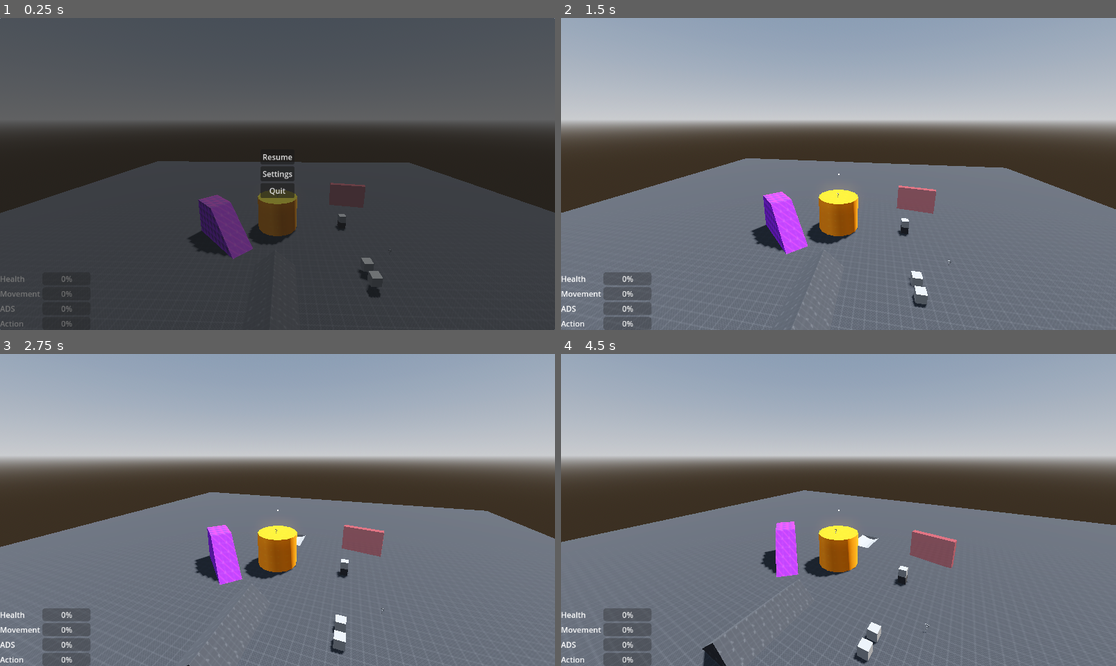
Above: before the commit, frames 1-4 (two rows, left to right).
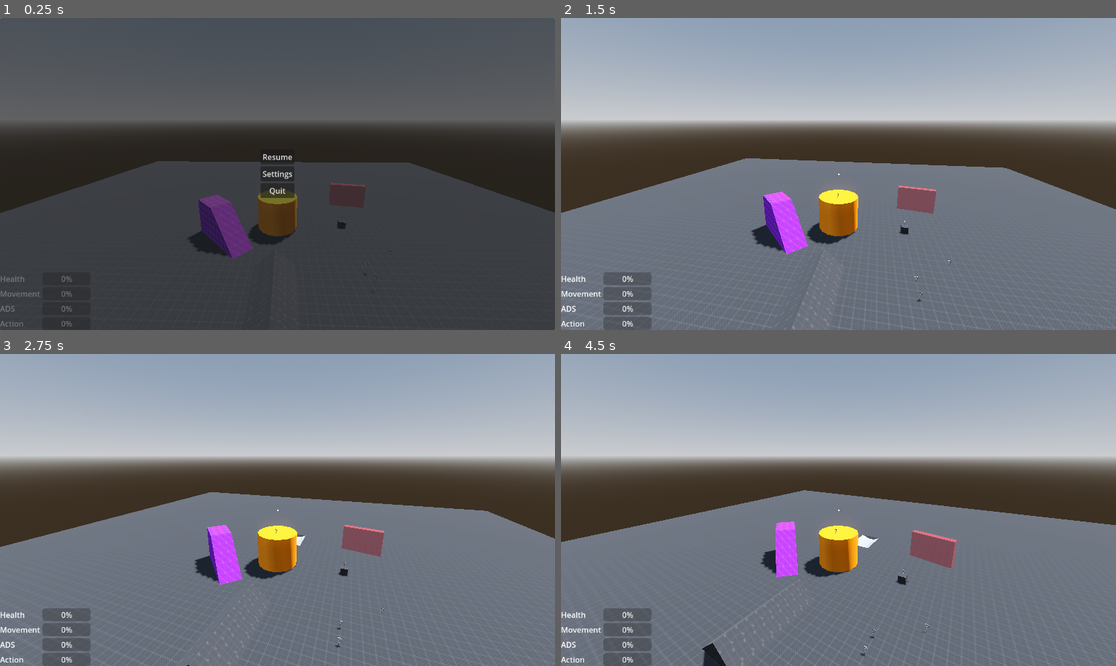
Above: after the commit, the same moments.

Repository: simonkuhlo/Duels1895
Game: Godot game, scene res://Maps/Testworld/test_world.tscn
The game is run twice, just before and just after one commit, with the same random seed, the same clock (stepped at 60 frames per second) and the same inputs. This scene is started directly instead of the project's main scene.
Inputs (mouse positions are in pixels of both pictures, inside the frame that each line leads up to):
- Up to frame 1 (0.25 s): no input
- Up to frame 2 (1.5 s): click "Resume" at 0.5 s; move the mouse to (866, 174) at 1.27 s; hold W (move_forward) from 1.28 s (still down); hold Mouse wheel down (hotbar_next_item) from 1.28 s (still down); click (866, 174) at 1.42 s
- Up to frame 3 (2.75 s): keep holding W (move_forward); tap Space (jump) at 1.52, 2.27 s; move the mouse to (249, 510) at 2.02 s; release Mouse wheel down (hotbar_next_item) at 2.03 s; tap Mouse wheel up (hotbar_prev_item) at 2.1 s
- Up to frame 4 (4.5 s): keep holding W (move_forward); move the mouse to (849, 503) at 2.77 s; hold F (interact) 2.78-3.53 s; move the mouse to (832, 516) at 3.52 s; tap Shift (sprint) at 3.6 s; click (832, 516) at 3.67 s; tap Space (jump) at 3.77 s; move the mouse to (877, 513) at 4.27 s; hold Mouse wheel down (hotbar_next_item) from 4.28 s (still down)

The runs differ from the first frame. In frame 1, 0.2% of the frame differs, in the area x 60-69%, y 62-90%; in frame 2, 0.3%; in frame 3, 0.3%; in frame 4, 0.4%, in the area x 52-63%, y 67-100%.
Error in both runs: Invalid access to property or key 'controlled_entity' on a base object of type 'Nil'. (res://System/Items/Ui/Inventory)

Commit message:
add ammo system for inventory

Diff:
--- a/Items/Ammo/testammo.tres
+++ b/Items/Ammo/testammo.tres
@@ -16,4 +16,5 @@
 uid = &"item_ammo_test"
 item_name = "Test Ammo"
 description = ""
-max_stack_size = 100
+special = true
+max_stack_size = 0
--- a/Items/_System/_Defaults/default_world_item.tscn
+++ b/Items/_System/_Defaults/default_world_item.tscn
@@ -1,12 +1,21 @@
-[gd_scene load_steps=3 format=3 uid="uid://g8li15ckmp3y"]
+[gd_scene load_steps=5 format=3 uid="uid://g8li15ckmp3y"]
 
 [ext_resource type="PackedScene" uid="uid://d2t44lfcig42m" path="res://System/Items/Core/World Item/world_item.tscn" id="1_nitaq"]
+[ext_resource type="Script" uid="uid://dpchol8ymtn6y" path="res://System/Items/Core/Filters/ItemInstanceFilter/base_item_filter.gd" id="2_xh0ia"]
 
 [sub_resource type="TextMesh" id="TextMesh_m2hda"]
 text = "?"
 font_size = 84
 
+[sub_resource type="Resource" id="Resource_3w5hm"]
+script = ExtResource("2_xh0ia")
+accept_special = true
+metadata/_custom_type_script = "uid://dpchol8ymtn6y"
+
 [node name="DefaultWorldItem" instance=ExtResource("1_nitaq")]
 
 [node name="MeshInstance3D" parent="." index="0"]
 mesh = SubResource("TextMesh_m2hda")
+
+[node name="InventorySlot" parent="Inventory" index="1"]
+filter = SubResource("Resource_3w5hm")
--- a/Items/_Templates/Ammo/ammo_item.gd
+++ b/Items/_Templates/Ammo/ammo_item.gd
@@ -1,3 +1,4 @@
+@tool
 extends ItemReference
 class_name AmmoItem
 
@@ -9,3 +10,7 @@
 @export var velocity_modifier:float = 1
 @export var max_range:float = 1000
 @export var damage_falloff:Curve
+
+func _defaults() -> void:
+	max_stack_size = 0
+	special = true
--- a/Maps/Testworld/test_world.tscn
+++ b/Maps/Testworld/test_world.tscn
@@ -16,7 +16,7 @@
 [ext_resource type="Script" uid="uid://cdepghbsfroln" path="res://System/Items/Core/multiplayer_world_item_spawner.gd" id="13_1jgxu"]
 [ext_resource type="PackedScene" uid="uid://cb1t5f6cdur34" path="res://System/Items/Nodes/world_item_spawner.tscn" id="13_kjpmb"]
 [ext_resource type="Script" uid="uid://dhwvy3d8fdrct" path="res://System/Items/Core/item_instance.gd" id="14_a58uu"]
-[ext_resource type="Resource" uid="uid://d0pfuiioo4pu4" path="res://Items/TestItem/test_item.tres" id="14_x3ct3"]
+[ext_resource type="Resource" uid="uid://bagw5dxtn2ain" path="res://Items/Ammo/testammo.tres" id="16_txeu6"]
 [ext_resource type="Resource" uid="uid://wp5415ckmxuv" path="res://Items/Gun/TestGun/testgun.tres" id="17_0i1fw"]
 [ext_resource type="Script" uid="uid://c5egtsopygw4i" path="res://System/Hit & Hurtboxes/hurtbox.gd" id="19_txeu6"]
 
@@ -61,11 +61,11 @@
 [sub_resource type="StandardMaterial3D" id="StandardMaterial3D_sp1l4"]
 albedo_texture = ExtResource("9_si7et")
 
-[sub_resource type="Resource" id="Resource_x3ct3"]
+[sub_resource type="Resource" id="Resource_4t017"]
 script = ExtResource("14_a58uu")
-item_reference = ExtResource("14_x3ct3")
-amount = 5
-metadata/_custom_type_script = "uid://si4q0pagftsy"
+item_reference = ExtResource("16_txeu6")
+amount = 10
+metadata/_custom_type_script = "uid://dhwvy3d8fdrct"
 
 [sub_resource type="Resource" id="Resource_1jgxu"]
 script = ExtResource("14_a58uu")
@@ -73,6 +73,12 @@
 amount = 1
 metadata/_custom_type_script = "uid://si4q0pagftsy"
 
+[sub_resource type="Resource" id="Resource_x3ct3"]
+script = ExtResource("14_a58uu")
+item_reference = ExtResource("16_txeu6")
+amount = 5
+metadata/_custom_type_script = "uid://si4q0pagftsy"
+
 [sub_resource type="BoxShape3D" id="BoxShape3D_uv4mv"]
 size = Vector3(6, 4, 1)
 
@@ -178,7 +184,7 @@
 [node name="WorldItemSpawner2" parent="." node_paths=PackedStringArray("parent_map") instance=ExtResource("13_kjpmb")]
 transform = Transform3D(1, 0, 0, 0, 1, 0, 0, 0, 1, 9.98266, 1.89255, 0)
 parent_map = NodePath("..")
-resource_to_spawn = SubResource("Resource_x3ct3")
+resource_to_spawn = SubResource("Resource_4t017")
 
 [node name="WorldItemSpawner" parent="." node_paths=PackedStringArray("parent_map") instance=ExtResource("13_kjpmb")]
 transform = Transform3D(1, 0, 0, 0, 1, 0, 0, 0, 1, 0.067746, 6.1756, 0.81631)
--- a/System/Entities/PlayerCharacter/player_character_body.tscn
+++ b/System/Entities/PlayerCharacter/player_character_body.tscn
@@ -1,10 +1,11 @@
-[gd_scene load_steps=19 format=3 uid="uid://715oy5d5svy5"]
+[gd_scene load_steps=20 format=3 uid="uid://715oy5d5svy5"]
 
 [ext_resource type="PackedScene" uid="uid://vr1rchrbhnqw" path="res://System/Entities/entity_body.tscn" id="1_b5oby"]
 [ext_resource type="Script" uid="uid://whk1oqxwy0bs" path="res://System/Entities/PlayerCharacter/player_character_body_3d.gd" id="2_2ckjl"]
 [ext_resource type="PackedScene" uid="uid://qnadki4kfuia" path="res://System/Entities/Stats/entity_stat_holder.tscn" id="2_wrub7"]
 [ext_resource type="Script" uid="uid://csuws0tdksq3l" path="res://System/Entities/controller.gd" id="3_ofj4c"]
-[ext_resource type="PackedScene" uid="uid://cop5ohxc0jlqs" path="res://System/Items/Core/Inventory Element/Inventory/inventory.tscn" id="4_ycqsk"]
+[ext_resource type="PackedScene" uid="uid://ccj5hjerlgbef" path="res://System/Items/Core/Inventory Element/Inventory/ammo_inventory.tscn" id="4_px6uy"]
+[ext_resource type="PackedScene" uid="uid://cop5ohxc0jlqs" path="res://System/Items/Core/Inventory Element/Inventory/slot_inventory.tscn" id="4_ycqsk"]
 [ext_resource type="Script" uid="uid://ct5u4d6w5ptm5" path="res://System/Entities/Stats/Scripts/entity_stat.gd" id="5_ofj4c"]
 [ext_resource type="PackedScene" uid="uid://clsurtm10to0e" path="res://System/Items/Core/Inventory Element/Slot/inventory_slot.tscn" id="5_oghua"]
 [ext_resource type="Script" uid="uid://cbc4plhquo8j6" path="res://Items/_System/Filters/ItemTypeFilter/gun_filter.gd" id="6_jo2fw"]
@@ -14,6 +15,7 @@
 [sub_resource type="Resource" id="Resource_qjgax"]
 script = ExtResource("6_jo2fw")
 allowed_ammo_families = Array[int]([])
+accept_special = false
 metadata/_custom_type_script = "uid://c7fpq0bexdg6s"
 
 [sub_resource type="Resource" id="Resource_s6gwo"]
@@ -25,6 +27,7 @@
 [sub_resource type="Resource" id="Resource_px6uy"]
 script = ExtResource("6_jo2fw")
 allowed_ammo_families = Array[int]([])
+accept_special = false
 metadata/_custom_type_script = "uid://c7fpq0bexdg6s"
 
 [sub_resource type="Resource" id="Resource_emag8"]
@@ -91,7 +94,7 @@
 sprint_speed_modifier = 0.3
 controlled_entity = NodePath("..")
 
-[node name="Inventory" parent="InventoryCollection" index="1" instance=ExtResource("4_ycqsk")]
+[node name="Inventory" parent="InventoryCollection" index="0" instance=ExtResource("4_ycqsk")]
 
 [node name="InventorySlot" parent="InventoryCollection/Inventory" index="0" instance=ExtResource("5_oghua")]
 filter = SubResource("Resource_qjgax")
@@ -107,6 +110,8 @@
 [node name="InventorySlot5" parent="InventoryCollection/Inventory" index="5" instance=ExtResource("5_oghua")]
 
 [node name="InventorySlot6" parent="InventoryCollection/Inventory" index="6" instance=ExtResource("5_oghua")]
+
+[node name="AmmoInventory" parent="InventoryCollection" index="2" instance=ExtResource("4_px6uy")]
 
 [node name="ActionStamina" parent="Stats" index="0" instance=ExtResource("2_wrub7")]
 stat_to_represent = SubResource("Resource_emag8")
--- a/System/Entities/PlayerCharacter/player_character_body_3d.gd
+++ b/System/Entities/PlayerCharacter/player_character_body_3d.gd
@@ -14,7 +14,7 @@
 @export var exclude_client_authority:Array[Node]
 
 @export_group("UI hints")
-@export var hotbar_inventory:Inventory
+@export var hotbar_inventory:SlotInventory
 
 func _ready() -> void:
 	super._ready()
--- a/System/Items/Core/Filters/ItemInstanceFilter/base_item_filter.gd
+++ b/System/Items/Core/Filters/ItemInstanceFilter/base_item_filter.gd
@@ -1,7 +1,12 @@
 extends BaseFilter
 class_name BaseItemFilter
+
+@export var accept_special:bool = false
 
 func filter(item:Variant) -> bool:
 	if item is not ItemInstance:
 		return false
+	if !accept_special:
+		if item.item_reference.special:
+			return false
 	return true
--- a/System/Items/Core/Inventory Element/Inventory Collection/inventory_collection.gd
+++ b/System/Items/Core/Inventory Element/Inventory Collection/inventory_collection.gd
@@ -18,6 +18,8 @@
 
 func get_content(filter:BaseFilter = null) -> Array[ItemInstance]:
 	var returned_array:Array[ItemInstance] = []
+	if !inventories:
+		return returned_array
 	for inventory in inventories:
 		returned_array.append_array(inventory.get_content(filter))
 	return returned_array
--- a/System/Items/Core/Inventory Element/Inventory Collection/inventory_collection.tscn
+++ b/System/Items/Core/Inventory Element/Inventory Collection/inventory_collection.tscn
@@ -9,7 +9,6 @@
 
 [node name="InventoryCollection" type="Node"]
 script = ExtResource("1_30xq4")
-metadata/_custom_type_script = "uid://c1al0jwkr3f5f"
 
 [node name="MultiplayerSynchronizer" type="MultiplayerSynchronizer" parent="."]
 replication_config = SubResource("SceneReplicationConfig_23bqt")
--- /dev/null
+++ b/System/Items/Core/Inventory Element/Inventory/ammo_inventory.gd
@@ -0,0 +1,15 @@
+extends Inventory
+
+var held_ammo_items:Dictionary[AmmoItem, int] = {}
+
+##Returns an ItemInstance containing the content this element did was not able to receive
+func receive_item(item:ItemInstance) -> ItemInstance:
+	if item.item_reference is not AmmoItem:
+		return item
+	var reference:AmmoItem = item.item_reference
+	if reference is AmmoItem:
+		if reference in held_ammo_items.keys():
+			held_ammo_items[reference] = held_ammo_items[reference] + item.amount
+		else:
+			held_ammo_items[reference] = item.amount
+	return null
--- /dev/null
+++ b/System/Items/Core/Inventory Element/Inventory/ammo_inventory.tscn
@@ -0,0 +1,7 @@
+[gd_scene load_steps=3 format=3 uid="uid://ccj5hjerlgbef"]
+
+[ext_resource type="PackedScene" uid="uid://c5w70hqy75mu8" path="res://System/Items/Core/Inventory Element/Inventory/inventory.tscn" id="1_xa7bl"]
+[ext_resource type="Script" uid="uid://dklf1ltk08jn5" path="res://System/Items/Core/Inventory Element/Inventory/ammo_inventory.gd" id="2_xuhl1"]
+
+[node name="AmmoInventory" instance=ExtResource("1_xa7bl")]
+script = ExtResource("2_xuhl1")
--- a/System/Items/Core/Inventory Element/Inventory/inventory.gd
+++ b/System/Items/Core/Inventory Element/Inventory/inventory.gd
@@ -1,81 +1,10 @@
 extends InventoryElement
 class_name Inventory
 
-signal slots_changed()
-
-@export var default_slot_scene:PackedScene
-@export var default_slot_count:int = 0
-
-@export var item_dropper:ItemDropper3D:
-	set(new):
-		item_dropper = new
-		for slot in slots:
-			slot.item_dropper = item_dropper
-
-var slots:Array[InventorySlot] = []
-
-func _ready() -> void:
-	super._ready()
-	var index = 0
-	for child in get_children():
-		if child is InventorySlot:
-			add_slot(child)
-	if !default_slot_count:
-		return
-	while index < default_slot_count:
-		var instance:InventorySlot = default_slot_scene.instantiate()
-		add_slot(instance)
-		index += 1
-
-func add_slot(slot:InventorySlot) -> void:
-	slot._parent_inventory = self
-	slot.item_dropper = item_dropper
-	if slot not in slots:
-		slots.append(slot)
-	if !slot.is_inside_tree():
-		add_child(slot, true)
-	slots_changed.emit()
-
-func remove_slot(slot:InventorySlot) -> void:
-	slots.erase(slot)
-	slot.queue_free()
-	slots_changed.emit()
 
 func get_content(filter:BaseFilter = null) -> Array[ItemInstance]:
-	var returned_array:Array[ItemInstance] = []
-	for slot in slots:
-		var instance:ItemInstance = slot.held_item
-		if filter:
-			if !filter.filter(instance):
-				continue
-		returned_array.append(instance)
-	return returned_array
+	return []
 
-func get_free_slot() -> InventorySlot:
-	for slot in slots:
-		if !slot.has_item():
-			return slot
-	return
-
-func has_free_slot() -> bool:
-	if get_free_slot():
-		return true
-	return false
-
-##Adds a given item to the first free inventoryslot in the collection. Returns any items it was unable to add.
-##If allow_split is true, it will fill already existing stacks first.
-func add_item(item:ItemInstance, allow_split:bool = true) -> ItemInstance:
-	#TODO add stacking
-	var slot:InventorySlot = get_free_slot()
-	if !slot:
-		return item
-	var returned_item:ItemInstance = slot.set_held_item(item)
-	return returned_item
-
+##Returns an ItemInstance containing the content this element did was not able to receive
 func receive_item(item:ItemInstance) -> ItemInstance:
-	#TODO handle stacking
-	for slot in slots:
-		item = slot.receive_item(item)
-		if !item:
-			return
 	return item
--- a/System/Items/Core/Inventory Element/Inventory/inventory.tscn
+++ b/System/Items/Core/Inventory Element/Inventory/inventory.tscn
@@ -1,22 +1,20 @@
-[gd_scene load_steps=5 format=3 uid="uid://cop5ohxc0jlqs"]
+[gd_scene load_steps=4 format=3 uid="uid://c5w70hqy75mu8"]
 
-[ext_resource type="Script" uid="uid://b2dlhj78r61" path="res://System/Items/Core/Inventory Element/Inventory/inventory.gd" id="1_go4da"]
-[ext_resource type="PackedScene" uid="uid://clsurtm10to0e" path="res://System/Items/Core/Inventory Element/Slot/inventory_slot.tscn" id="2_nrbf0"]
-[ext_resource type="Script" uid="uid://b51n827cp2h6c" path="res://System/Items/Core/Inventory Element/Inventory/inventory_synchronizer.gd" id="2_og11u"]
+[ext_resource type="Script" uid="uid://850wgyryvudd" path="res://System/Items/Core/Inventory Element/Inventory/inventory.gd" id="1_go4da"]
+[ext_resource type="Script" uid="uid://dedqc1vutccn1" path="res://System/Items/Core/Inventory Element/Inventory/inventory_synchronizer.gd" id="2_og11u"]
 
-[sub_resource type="SceneReplicationConfig" id="SceneReplicationConfig_nrbf0"]
+[sub_resource type="SceneReplicationConfig" id="SceneReplicationConfig_5pbh2"]
 properties/0/path = NodePath("..:uid")
 properties/0/spawn = true
-properties/0/replication_mode = 2
+properties/0/replication_mode = 1
 
 [node name="Inventory" type="Node"]
 script = ExtResource("1_go4da")
-default_slot_scene = ExtResource("2_nrbf0")
-metadata/_custom_type_script = "uid://b2dlhj78r61"
+metadata/_custom_type_script = "uid://850wgyryvudd"
 
 [node name="InventorySynchronizer" type="Node" parent="." node_paths=PackedStringArray("synchronized_inventory")]
 script = ExtResource("2_og11u")
 synchronized_inventory = NodePath("..")
 
 [node name="MultiplayerSynchronizer" type="MultiplayerSynchronizer" parent="InventorySynchronizer"]
-replication_config = SubResource("SceneReplicationConfig_nrbf0")
+replication_config = SubResource("SceneReplicationConfig_5pbh2")
--- a/System/Items/Core/Inventory Element/Inventory/player_inventory.gd
+++ b/System/Items/Core/Inventory Element/Inventory/player_inventory.gd
@@ -1,3 +1,3 @@
-extends Inventory
+extends SlotInventory
 
 @export var owning_player_entity:PlayerCharacterBody3D
--- a/System/Items/Core/Inventory Element/Inventory/player_inventory.tscn
+++ b/System/Items/Core/Inventory Element/Inventory/player_inventory.tscn
@@ -1,7 +1,7 @@
 [gd_scene load_steps=3 format=3 uid="uid://cnex5s2ltd4h3"]
 
-[ext_resource type="PackedScene" uid="uid://cop5ohxc0jlqs" path="res://System/Items/Core/Inventory Element/Inventory/inventory.tscn" id="1_45goe"]
-[ext_resource type="Script" uid="uid://c234rs8r5ph0u" path="res://System/Items/Core/Inventory Element/Inventory/player_inventory.gd" id="2_sgjd4"]
+[ext_resource type="PackedScene" uid="uid://cop5ohxc0jlqs" path="res://System/Items/Core/Inventory Element/Inventory/slot_inventory.tscn" id="1_45goe"]
+[ext_resource type="Script" uid="uid://dihnrilvxsbco" path="res://System/Items/Core/Inventory Element/Inventory/player_inventory.gd" id="2_sgjd4"]
 
 [node name="PlayerInventory" instance=ExtResource("1_45goe")]
 script = ExtResource("2_sgjd4")
--- /dev/null
+++ b/System/Items/Core/Inventory Element/Inventory/slot_inventory.gd
@@ -0,0 +1,81 @@
+extends Inventory
+class_name SlotInventory
+
+signal slots_changed()
+
+@export var default_slot_scene:PackedScene
+@export var default_slot_count:int = 0
+
+@export var item_dropper:ItemDropper3D:
+	set(new):
+		item_dropper = new
+		for slot in slots:
+			slot.item_dropper = item_dropper
+
+var slots:Array[InventorySlot] = []
+
+func _ready() -> void:
+	super._ready()
+	var index = 0
+	for child in get_children():
+		if child is InventorySlot:
+			add_slot(child)
+	if !default_slot_count:
+		return
+	while index < default_slot_count:
+		var instance:InventorySlot = default_slot_scene.instantiate()
+		add_slot(instance)
+		index += 1
+
+func add_slot(slot:InventorySlot) -> void:
+	slot._parent_inventory = self
+	slot.item_dropper = item_dropper
+	if slot not in slots:
+		slots.append(slot)
+	if !slot.is_inside_tree():
+		add_child(slot, true)
+	slots_changed.emit()
+
+func remove_slot(slot:InventorySlot) -> void:
+	slots.erase(slot)
+	slot.queue_free()
+	slots_changed.emit()
+
+func get_content(filter:BaseFilter = null) -> Array[ItemInstance]:
+	var returned_array:Array[ItemInstance] = []
+	for slot in slots:
+		var instance:ItemInstance = slot.held_item
+		if filter:
+			if !filter.filter(instance):
+				continue
+		returned_array.append(instance)
+	return returned_array
+
+func get_free_slot() -> InventorySlot:
+	for slot in slots:
+		if !slot.has_item():
+			return slot
+	return
+
+func has_free_slot() -> bool:
+	if get_free_slot():
+		return true
+	return false
+
+##Adds a given item to the first free inventoryslot in the collection. Returns any items it was unable to add.
+##If allow_split is true, it will fill already existing stacks first.
+func add_item(item:ItemInstance, allow_split:bool = true) -> ItemInstance:
+	#TODO add stacking
+	var slot:InventorySlot = get_free_slot()
+	if !slot:
+		return item
+	var returned_item:ItemInstance = slot.set_held_item(item)
+	return returned_item
+
+func receive_item(item:ItemInstance) -> ItemInstance:
+	#TODO handle stacking
+	for slot in slots:
+		item = slot.receive_item(item)
+		if !item:
+			return
+	return item
--- /dev/null
+++ b/System/Items/Core/Inventory Element/Inventory/slot_inventory.tscn
@@ -0,0 +1,21 @@
+[gd_scene load_steps=5 format=3 uid="uid://cop5ohxc0jlqs"]
+
+[ext_resource type="Script" uid="uid://dw3myabamym06" path="res://System/Items/Core/Inventory Element/Inventory/slot_inventory.gd" id="1_fp43g"]
+[ext_resource type="PackedScene" uid="uid://xfuqunnke4vx" path="res://System/Items/Core/Inventory Element/inventory_element.tscn" id="2_lpyxa"]
+[ext_resource type="Script" uid="uid://dedqc1vutccn1" path="res://System/Items/Core/Inventory Element/Inventory/inventory_synchronizer.gd" id="2_og11u"]
+
+[sub_resource type="SceneReplicationConfig" id="SceneReplicationConfig_nrbf0"]
+properties/0/path = NodePath("..:uid")
+properties/0/spawn = true
+properties/0/replication_mode = 2
+
+[node name="Inventory" type="Node"]
+script = ExtResource("1_fp43g")
+default_slot_scene = ExtResource("2_lpyxa")
+
+[node name="InventorySynchronizer" type="Node" parent="." node_paths=PackedStringArray("synchronized_inventory")]
+script = ExtResource("2_og11u")
+synchronized_inventory = NodePath("..")
+
+[node name="MultiplayerSynchronizer" type="MultiplayerSynchronizer" parent="InventorySynchronizer"]
+replication_config = SubResource("SceneReplicationConfig_nrbf0")
--- a/System/Items/Core/Inventory Element/Slot/inventory_slot.gd
+++ b/System/Items/Core/Inventory Element/Slot/inventory_slot.gd
@@ -16,7 +16,7 @@
 			held_item.properties_changed.connect(_on_held_item_properites_changed)
 		item_switched.emit(held_item)
 
-var _parent_inventory:Inventory
+var _parent_inventory:SlotInventory
 
 func _ready() -> void:
 	super._ready()
@@ -37,6 +37,9 @@
 	if filter:
 		if !filter.filter(item):
 			return item
+	else:
+		if item.item_reference.special:
+			return item
 	if held_item:
 		if item.item_reference.uid != held_item.item_reference.uid:
 			return item
@@ -47,7 +50,7 @@
 			item.amount -= added_amount
 			if item.amount <= 0:
 				item = null
-		elif !max_amount:
+		elif !max_amount or max_amount == 0:
 			held_item.amount += item.amount
 			item = null
 		return item
--- a/System/Items/Core/Inventory Element/inventory_element.gd
+++ b/System/Items/Core/Inventory Element/inventory_element.gd
@@ -6,8 +6,9 @@
 @export var uid:StringName:
 	set(new):
 		uid = new
-		if !multiplayer.is_server():
-			Items.register_element_uid(self, self.uid)
+		if multiplayer:
+			if !multiplayer.is_server():
+				Items.register_element_uid(self, self.uid)
 		uid_changed.emit()
 
 func _ready() -> void:
@@ -17,3 +18,6 @@
 ##Returns an ItemInstance containing the content this element did was not able to receive
 func receive_item(item:ItemInstance) -> ItemInstance:
 	return item
+
+func get_content(filter:BaseFilter = null) -> Array[ItemInstance]:
+	return []
--- a/System/Items/Core/World Item/world_item.tscn
+++ b/System/Items/Core/World Item/world_item.tscn
@@ -1,8 +1,8 @@
 [gd_scene load_steps=9 format=3 uid="uid://d2t44lfcig42m"]
 
-[ext_resource type="Script" uid="uid://3a7aipi4tn0v" path="res://System/Items/Core/World Item/world_item.gd" id="1_fen2o"]
+[ext_resource type="Script" uid="uid://cdlpa4npkjo3c" path="res://System/Items/Core/World Item/world_item.gd" id="1_fen2o"]
 [ext_resource type="PackedScene" uid="uid://w5xpnydfpqf5" path="res://System/Hit & Hurtboxes/interaction_hurtbox.tscn" id="2_8ttpb"]
-[ext_resource type="PackedScene" uid="uid://cop5ohxc0jlqs" path="res://System/Items/Core/Inventory Element/Inventory/inventory.tscn" id="2_mtb1x"]
+[ext_resource type="PackedScene" uid="uid://cop5ohxc0jlqs" path="res://System/Items/Core/Inventory Element/Inventory/slot_inventory.tscn" id="2_mtb1x"]
 [ext_resource type="PackedScene" uid="uid://clsurtm10to0e" path="res://System/Items/Core/Inventory Element/Slot/inventory_slot.tscn" id="3_jif0c"]
 
 [sub_resource type="BoxMesh" id="BoxMesh_mtb1x"]
--- a/System/Items/Core/item_instance.gd
+++ b/System/Items/Core/item_instance.gd
@@ -8,7 +8,7 @@
 var properties:Dictionary[StringName, Variant] = {"amount" = 1}
 @export var amount:int:
 	set(new):
-		if item_reference.max_stack_size:
+		if item_reference.max_stack_size != 0:
 			new = min(new, item_reference.max_stack_size)
 		set_property("amount", new)
 	get():
--- a/System/Items/Core/item_reference.gd
+++ b/System/Items/Core/item_reference.gd
@@ -1,3 +1,4 @@
+@tool
 extends Resource
 class_name ItemReference
 
@@ -6,6 +7,8 @@
 @export var description:String
 @export var icon:Texture2D
 
+## A special item gets rejected by filters by default
+@export var special:bool = false
 @export var max_stack_size:int = 100
 
 @export var equipped_scene:PackedScene
@@ -17,5 +20,11 @@
 
 @export var world_item:PackedScene
 
+func _init() -> void:
+	_defaults()
+
 func get_default_custom_properties() -> Dictionary[StringName, Variant]:
 	return {}
+
+func _defaults() -> void:
+	pass
--- a/System/Items/Nodes/Item Holder/item_holder.gd
+++ b/System/Items/Nodes/Item Holder/item_holder.gd
@@ -34,7 +34,7 @@
 		if equipped_scene_instance:
 			equipped_scene_instance.instance = held_item_instance
 			equipped_scene_instance.holder = self
-			add_child(equipped_scene_instance)
+			add_child(equipped_scene_instance, true)
 
 func _on_held_slot_item_switched(new_item:ItemInstance) -> void:
 	held_item_instance = new_item
--- a/System/Items/Ui/Inventory Visualizer/inventory_visualizer.gd
+++ b/System/Items/Ui/Inventory Visualizer/inventory_visualizer.gd
@@ -6,7 +6,7 @@
 
 var visualizer_mapping:Array[InventorySlotVisualizer] = []
 
-var represented_inventory:Inventory:
+var represented_inventory:SlotInventory:
 	set(new):
 		if represented_inventory:
 			represented_inventory.slots_changed.disconnect(visualize_slots)
Not shown: 1 places in Maps/Testworld/test_world.tscn that only renumber resources
Not shown: 1 places in System/Items/Core/Inventory Element/Inventory Collection/inventory_collection.tscn that only renumber resources
